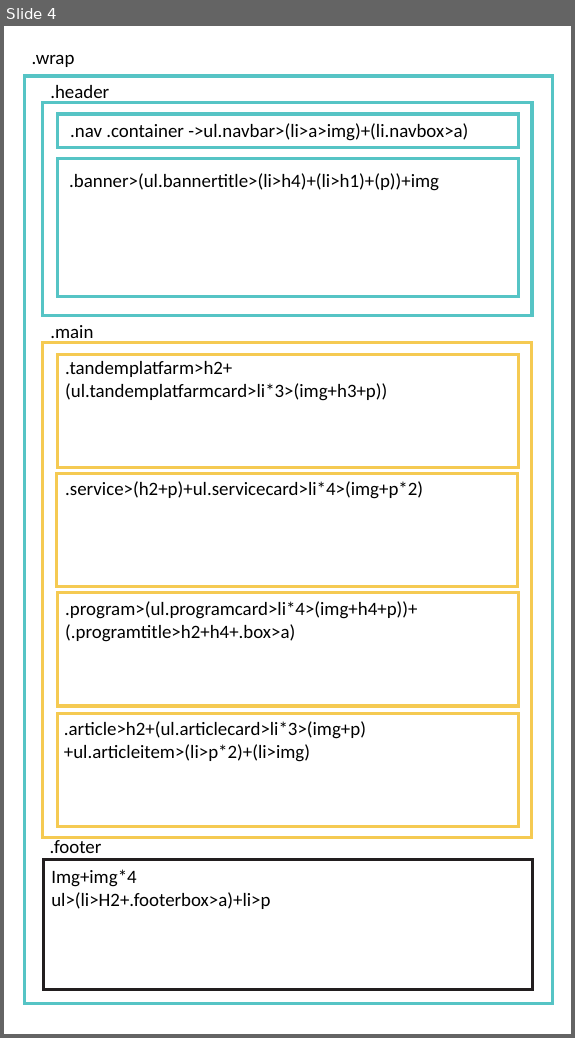
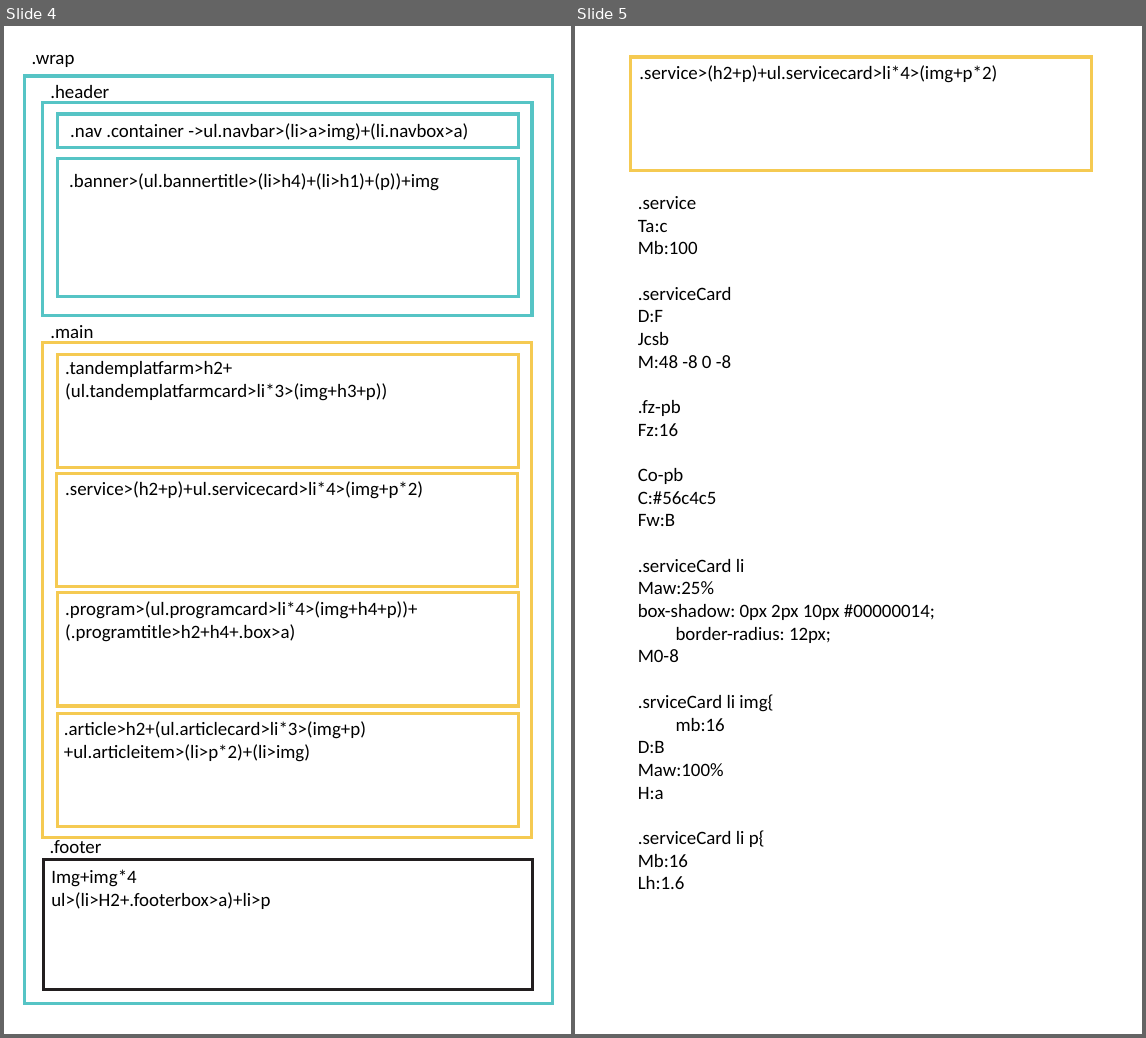
Before and after one commit to GinaTung/2022REV-homework, a slide deck: 公益體驗營/公益程式體驗營(作業架構圖).pptx. Shown side by side, each under a label of ours: slide 4 before the commit, slides 4 and 5 after it. The pictures are 575x1038 and 1146x1038 pixels, drawn with LibreOffice and Linux fonts; fonts in the diff are those of the drawing. Boxes give left, top, right and bottom in pixels: in the first picture for what was removed or moved away, otherwise in the second. Text is boxed around its words. In the diff, an @@ line names an element or a change of style, - is before the commit and + after.

```diff
--- a/公益體驗營/公益程式體驗營(作業架構圖).pptx
+++ b/公益體驗營/公益程式體驗營(作業架構圖).pptx
@@ slide 5 added at <box>575,26,1142,1034</box>, background #FFFFFF @@
@@ rectangle added at <box>630,57,1091,170</box>, outline #F5CA52 3 pt @@
@@ text added at <box>639,65,997,83</box>, 18 pt, text #000000 @@
+.service>(h2+p)+ul.servicecard>li*4>(img+p*2)
@@ text added at <box>638,196,935,889</box>, 18 pt, text #000000 @@
+.service
+Ta:c
+Mb:100
+.serviceCard
+D:F
+Jcsb
+M:48 -8 0 -8
+.fz-pb
+Fz:16
+Co-pb
+C:#56c4c5
+Fw:B
+.serviceCard li
+Maw:25%
+box-shadow: 0px 2px 10px #00000014;
+border-radius: 12px;
+M0-8
+.srviceCard li img{
+mb:16
+D:B
+Maw:100%
+H:a
+.serviceCard li p{
+Mb:16
+Lh:1.6
```
Also in this commit, not shown: 15 other files.
